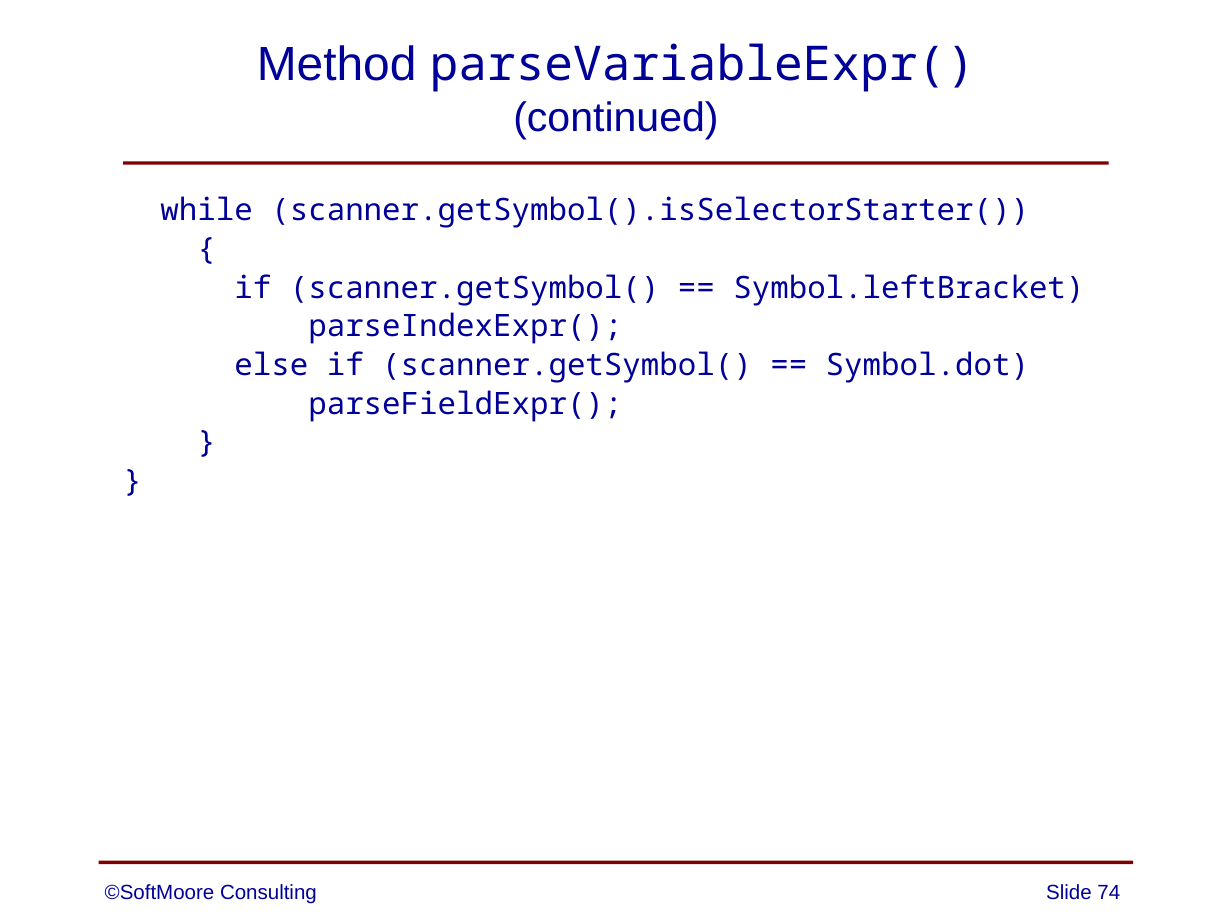
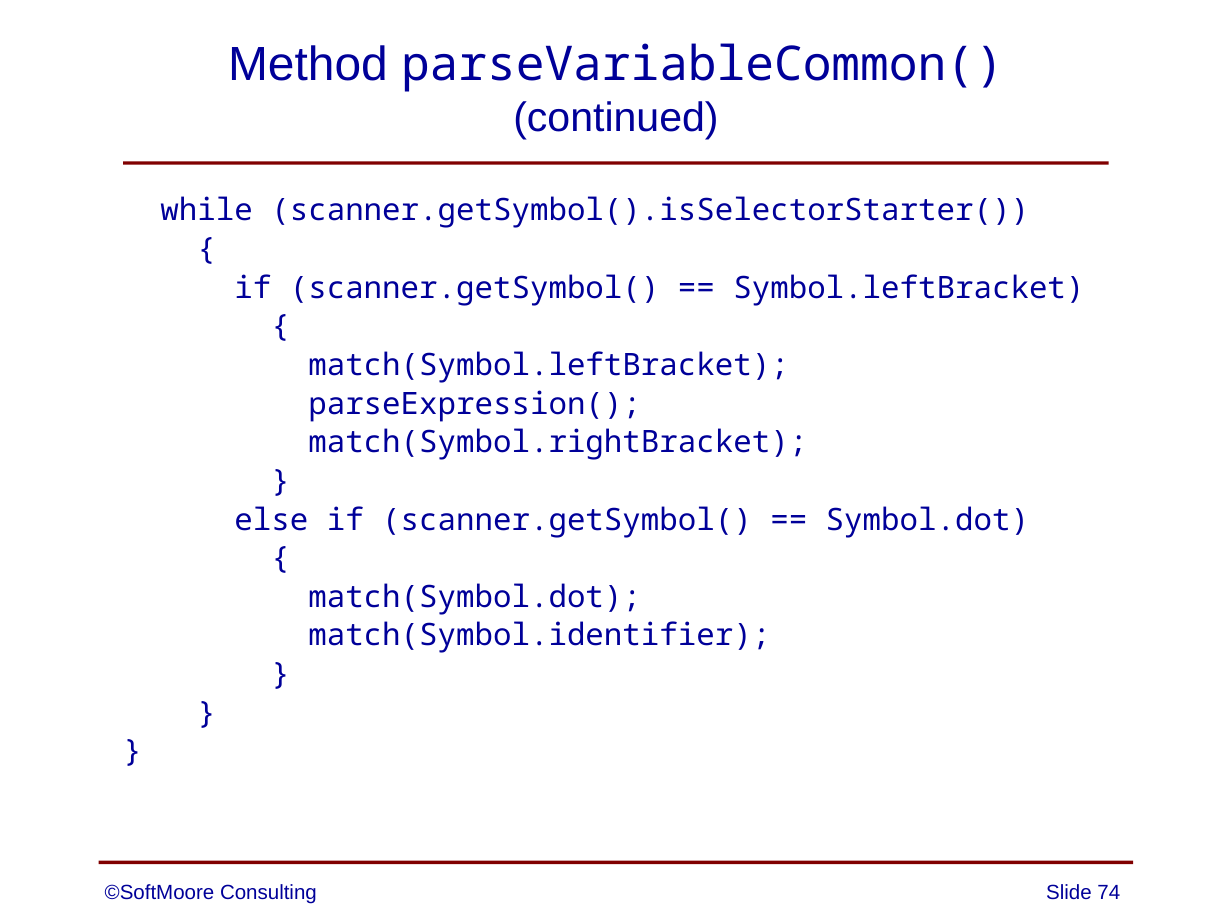
Before and after one commit to SoftMoore/CPRL-Java-3rd, a slide deck: slide 74 of PowerPoints/06 - Syntax Analysis.pptx. Drawn at 1232x924 pixels with LibreOffice and Linux fonts; fonts in the diff are those of the drawing. Boxes give left, top, right and bottom in pixels: in the first picture for what was removed or moved away, otherwise in the second. Text is boxed around its words. In the diff, an @@ line names an element or a change of style, - is before the commit and + after.

Commit message:
updates to one slide

```diff
--- a/PowerPoints/06 - Syntax Analysis.pptx
+++ b/PowerPoints/06 - Syntax Analysis.pptx
@@ title at [228, 43, 1004, 139]: text changed @@
-Method parseVariableExpr()
-(continued)
+Method parseVariableCommon()
+(continued)
@@ text at [160, 196, 1084, 653]: paragraph added @@
+}
@@ text at [308, 351, 807, 460]: text changed @@
-parseIndexExpr();
+{
+match(Symbol.leftBracket);
+parseExpression();
+match(Symbol.rightBracket);
+}
@@ text at [308, 583, 770, 653]: text changed @@
-parseFieldExpr();
+{
+match(Symbol.dot);
+match(Symbol.identifier);
```
